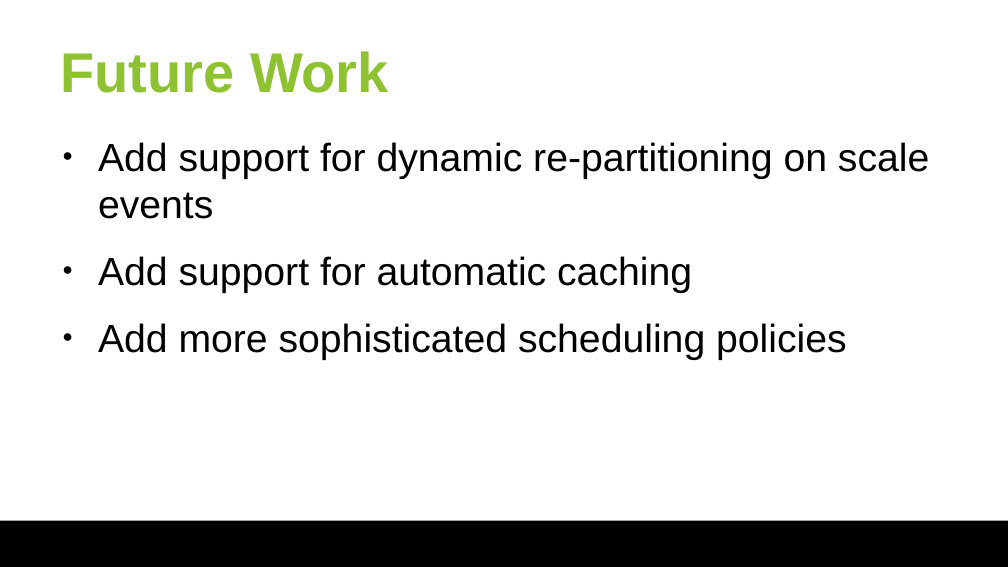
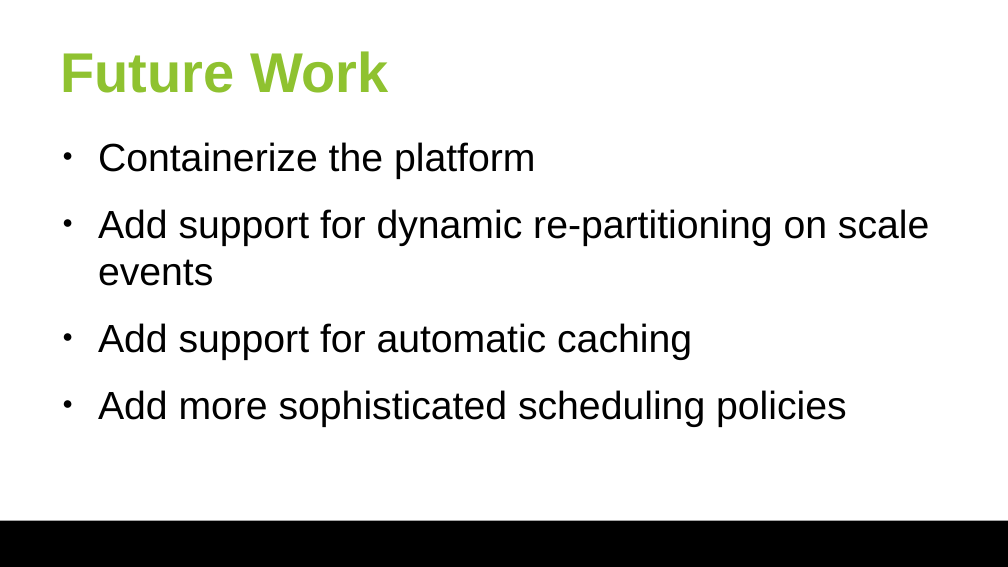
Before and after one commit to huangyibo/spark-summit-18, a slide deck: slide 43 of slides/spark-summit-18.odp (slide 42 before the commit). Drawn at 1008x567 pixels with LibreOffice and Linux fonts; fonts in the diff are those of the drawing; background and template pictures are left out. Boxes give left, top, right and bottom in pixels: in the first picture for what was removed or moved away, otherwise in the second. Text is boxed around its words. In the diff, an @@ line names an element or a change of style, - is before the commit and + after.

```diff
--- a/slides/spark-summit-18.odp
+++ b/slides/spark-summit-18.odp
@@ text at (98, 142, 536, 179): paragraph added @@
+● Containerize the platform
```
Also in this commit, not shown: 2 other slides changed, 2 slides added, 2 slides removed, 1 other file.
